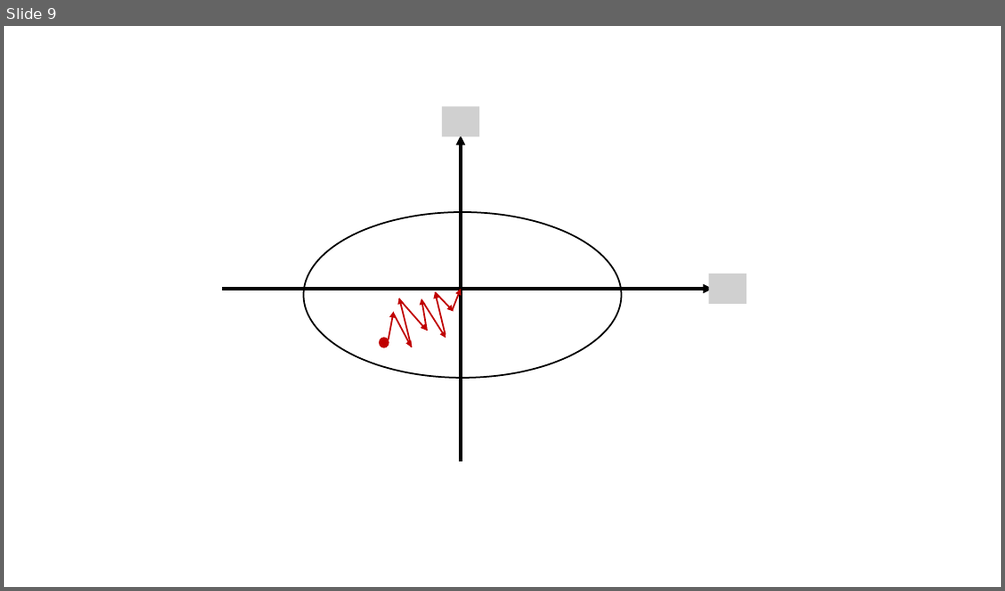
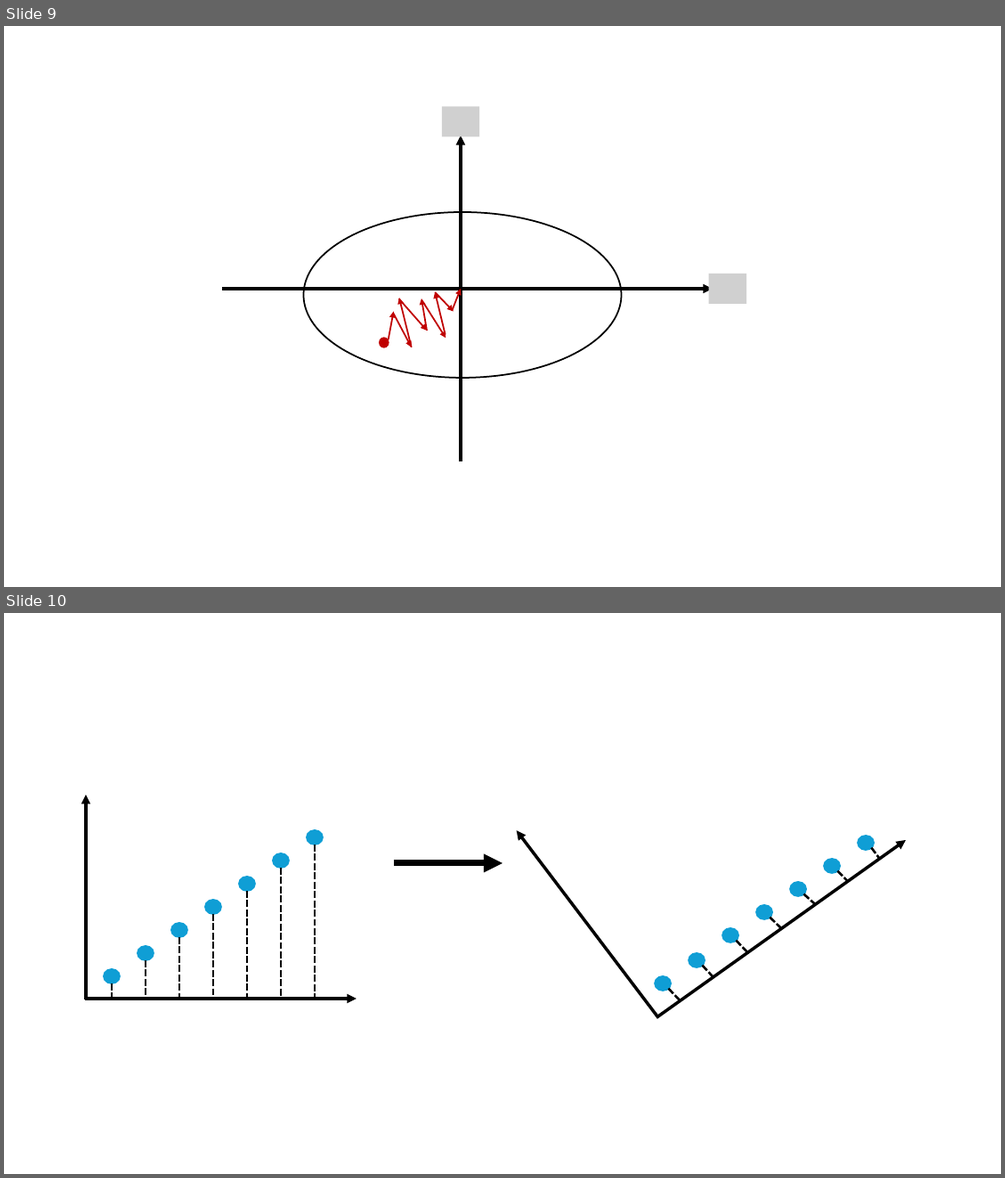
Before and after one commit to OrF8/IML-Course-Summary, a slide deck: Viz.pptx. Shown one above the other, each under a label of ours: slide 9 before the commit, slides 9 and 10 after it. The pictures are 1005x591 and 1005x1178 pixels, drawn with LibreOffice and Linux fonts; fonts in the diff are those of the drawing; grey boxes stand for pictures. Boxes give left, top, right and bottom in pixels: in the first picture for what was removed or moved away, otherwise in the second. Text is boxed around its words. In the diff, an @@ line names an element or a change of style, - is before the commit and + after.

```diff
--- a/Viz.pptx
+++ b/Viz.pptx
@@ slide 10 added at <box>4,613,1001,1174</box>, background #FFFFFF @@
@@ arrow added from (86, 999) to (86, 795), #000000 3 pt @@
@@ ellipse added at <box>307,830,323,844</box>, fill #0F9ED5, outline #0F9ED5 1.5 pt @@
@@ line added from (315, 844) to (315, 998), #000000 2.25 pt dashed @@
@@ arrow added from (657, 1016) to (517, 831), #000000 3 pt @@
@@ arrow added from (656, 1018) to (906, 840), #000000 3 pt @@
@@ ellipse added at <box>858,835,874,850</box>, fill #0F9ED5, outline #0F9ED5 1.5 pt @@
@@ line added from (872, 848) to (880, 859), #000000 2.25 pt dashed @@
@@ ellipse added at <box>239,876,254,891</box>, fill #0F9ED5, outline #0F9ED5 1.5 pt @@
@@ ellipse added at <box>273,853,289,868</box>, fill #0F9ED5, outline #0F9ED5 1.5 pt @@
@@ line added from (281, 868) to (281, 998), #000000 2.25 pt dashed @@
@@ arrow added from (394, 863) to (502, 863), #000000 6 pt @@
@@ ellipse added at <box>825,859,840,873</box>, fill #0F9ED5, outline #0F9ED5 1.5 pt @@
@@ line added from (838, 871) to (849, 882), #000000 2.25 pt dashed @@
@@ ellipse added at <box>205,900,221,914</box>, fill #0F9ED5, outline #0F9ED5 1.5 pt @@
@@ line added from (247, 891) to (247, 998), #000000 2.25 pt dashed @@
@@ ellipse added at <box>756,905,772,919</box>, fill #0F9ED5, outline #0F9ED5 1.5 pt @@
@@ ellipse added at <box>790,882,806,896</box>, fill #0F9ED5, outline #0F9ED5 1.5 pt @@
@@ line added from (804, 894) to (817, 906), #000000 2.25 pt dashed @@
@@ ellipse added at <box>171,923,187,937</box>, fill #0F9ED5, outline #0F9ED5 1.5 pt @@
@@ line added from (213, 914) to (213, 998), #000000 2.25 pt dashed @@
@@ ellipse added at <box>722,928,738,942</box>, fill #0F9ED5, outline #0F9ED5 1.5 pt @@
@@ line added from (769, 917) to (781, 928), #000000 2.25 pt dashed @@
@@ ellipse added at <box>138,946,154,960</box>, fill #0F9ED5, outline #0F9ED5 1.5 pt @@
@@ line added from (179, 937) to (179, 998), #000000 2.25 pt dashed @@
@@ ellipse added at <box>689,953,704,967</box>, fill #0F9ED5, outline #0F9ED5 1.5 pt @@
@@ line added from (736, 941) to (748, 953), #000000 2.25 pt dashed @@
@@ ellipse added at <box>104,969,119,983</box>, fill #0F9ED5, outline #0F9ED5 1.5 pt @@
@@ line added from (112, 983) to (112, 998), #000000 2.25 pt dashed @@
@@ line added from (146, 960) to (146, 998), #000000 2.25 pt dashed @@
@@ ellipse added at <box>655,976,671,990</box>, fill #0F9ED5, outline #0F9ED5 1.5 pt @@
@@ line added from (703, 965) to (713, 977), #000000 2.25 pt dashed @@
@@ arrow added from (86, 998) to (356, 998), #000000 3 pt @@
@@ line added from (669, 989) to (680, 999), #000000 2.25 pt dashed @@
```
Also in this commit, not shown: 3 other files.
